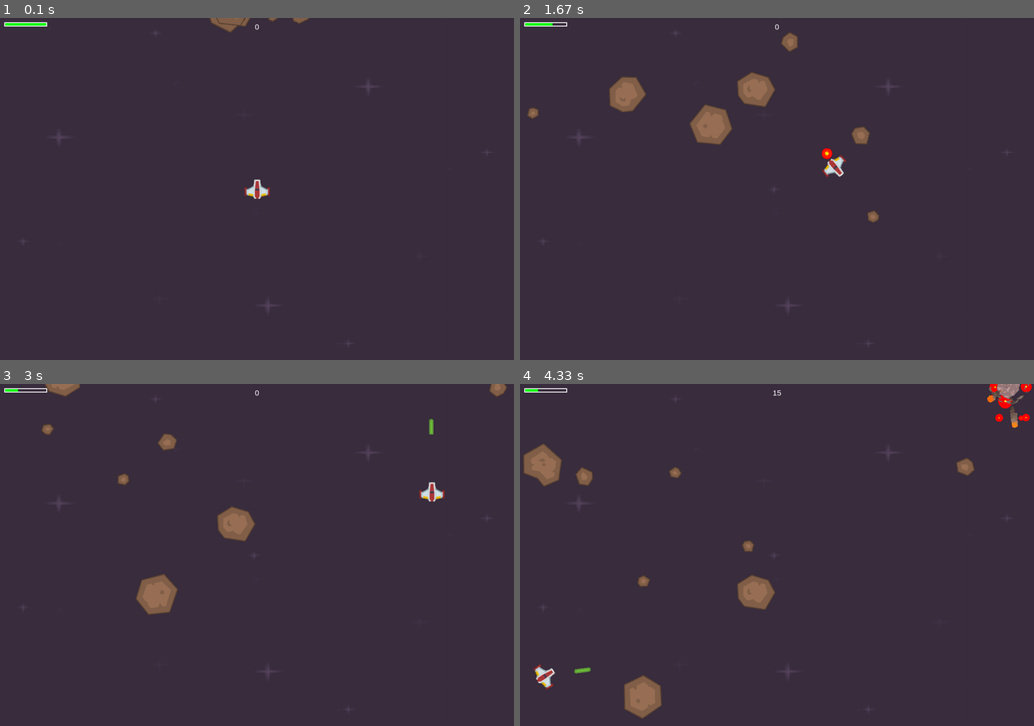
Above: before the commit, frames 1-4 (two rows, left to right).
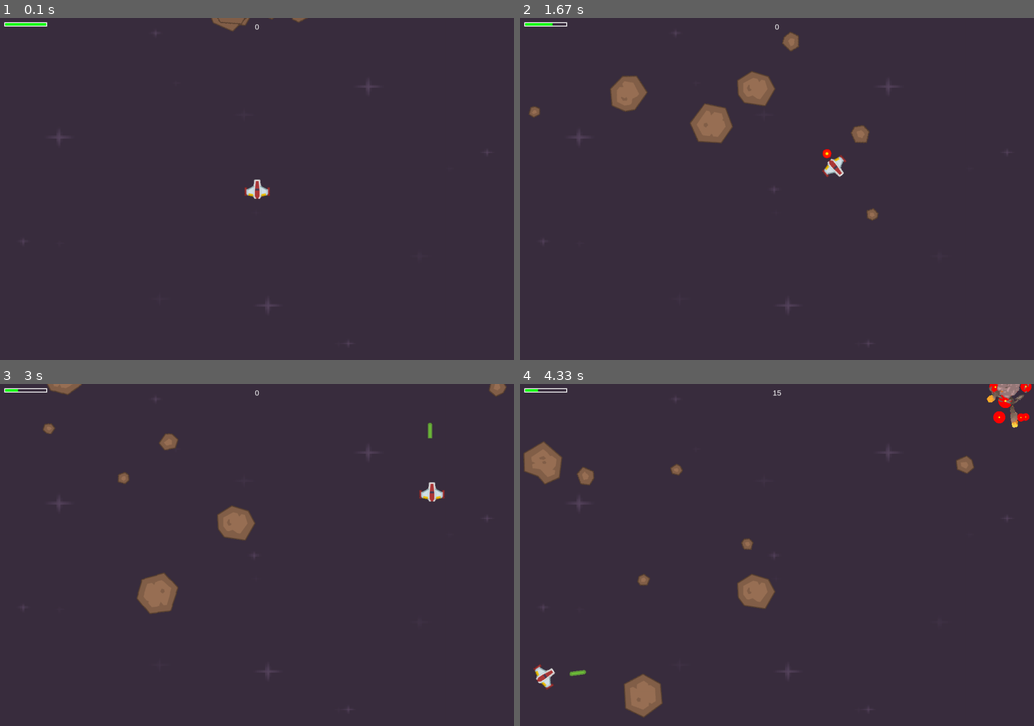
Above: after the commit, the same moments.

Repository: casol/pygame
Game: pygame game, started from YASS.py
Two runs of this game, one before a commit and one after it. Both use one fixed random seed, a clock stepped at 60 frames per second and the inputs below.
Inputs:
- Up to frame 1 (0.1 s): no input
- Up to frame 2 (1.67 s): hold Right 0.33-0.8 s; hold Up 0.83-1.13 s; hold Right 1.17-1.63 s
- Up to frame 3 (3 s): hold Left 1.67-2.2 s; hold Left 2.23-2.63 s; tap Space at 2.67 s
- Up to frame 4 (4.33 s): hold Up 3-3.37 s; tap Space at 3.07, 3.47, 3.77, 4.13 s; hold Right 3.4-4.03 s; hold Left from 4.07 s (still down)

The runs differ from the first frame. In frame 1, less than 0.1% of the frame differs, in the area x 40-61%, y 0-5%; in frame 2, 0.4%; in frame 3, 0.3%; in frame 4, 0.7%, in the area x 0-100%, y 0-98%.

Commit message:
Add explosion after player death

Diff:
--- a/YASS.py
+++ b/YASS.py
@@ -122,9 +122,11 @@
             self.position.y = 0
 
     def draw(self, surface):
+        """Blit sprite into the surface."""
         surface.blit(self.image, (self.rect.x, self.rect.y))
 
     def shoot(self):
+        """Shoot a missile."""
         # create and add the missile object to the group
         missile = Missile(self.rect.center,
                           self.vel + 40 * self.acceleration,
@@ -282,7 +284,7 @@
 missiles = pygame.sprite.Group()
 
 player = Player()
-#all_sprites.add(player)
+all_sprites.add(player)
 
 
 def new_asteroid():
@@ -303,18 +305,6 @@
         if event.type == QUIT:
             pygame.quit()
             sys.exit()
-
-    DISPLAY.fill(BLACK)
-    DISPLAY.blit(background, background_rect)
-    # drew / update
-    all_sprites.update()
-    all_sprites.draw(DISPLAY)
-    draw_text(DISPLAY, str(score), 18, WIDTH / 2, 10)
-    player.draw(DISPLAY)
-    player.update()
-    player.wrap_around_screen()
-    player.drew_health_bar(DISPLAY, 10, 10, player.health)
-
     # Find all sprites that collide between two groups
     # check if a missile hit an asteroid
     missile_hits = pygame.sprite.groupcollide(asteroids, missiles, True, True)
@@ -340,11 +330,24 @@
         all_sprites.add(expl)
         new_asteroid()  # spawn a new asteroid
         if player.health <= 0:
-            pass
-            pygame.quit()
-            sys.exit()
+            last_explosion = Explosion(player.rect.center, 'lg')
+            all_sprites.add(last_explosion)
+            player.kill()
+    # player has been killed
+    if not player.alive() and not last_explosion.alive():
+        pygame.quit()
+        sys.exit()
 
     #txt = FONT.render('angle {:.1f}'.format(player.angle), True, (150, 150, 170))
     #DISPLAY.blit(txt, (10, 10))
     pygame.display.update()
+
+    DISPLAY.fill(BLACK)
+    DISPLAY.blit(background, background_rect)
+    # drew / update
+    all_sprites.update()
+    all_sprites.draw(DISPLAY)
+    draw_text(DISPLAY, str(score), 18, WIDTH / 2, 10)
+    player.wrap_around_screen()
+    player.drew_health_bar(DISPLAY, 10, 10, player.health)
     fps_clock.tick(FPS)
